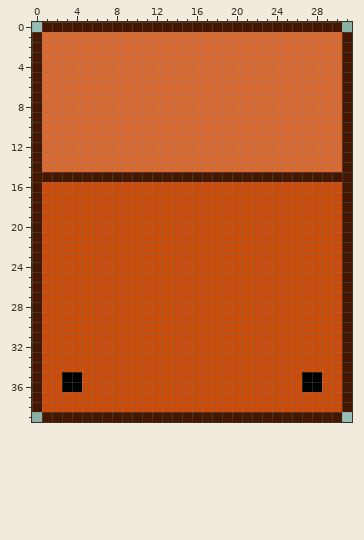
A pixel-art sprite gets an edit: src/sprites/ciriblock.png. Above: the version before the commit.
The file is 32x40 pixels. Colours within 5 levels of each other are drawn and written as one.
After:
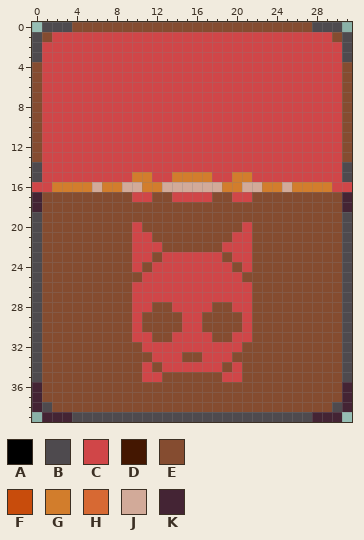
Palette (. is transparent): A #000000  B #4e4a4e  C #d04648  D #441701  E #854c30  F #c84c0c  G #d27d2c  H #d76933  J #d2aa99  K #442434
Difference:
Changed rows in their new state; - is an unchanged pixel.
first column x 0:
 0 -BBBEEEEEEEEEEEEEEEEEEEEEEEEBBB-
 1 BECCCCCCCCCCCCCCCCCCCCCCCCCCCCEB
 2 BCCCCCCCCCCCCCCCCCCCCCCCCCCCCCCB
 3 BCCCCCCCCCCCCCCCCCCCCCCCCCCCCCCB
 4 ECCCCCCCCCCCCCCCCCCCCCCCCCCCCCCE
 5 ECCCCCCCCCCCCCCCCCCCCCCCCCCCCCCE
 6 ECCCCCCCCCCCCCCCCCCCCCCCCCCCCCCE
 7 ECCCCCCCCCCCCCCCCCCCCCCCCCCCCCCE
 8 ECCCCCCCCCCCCCCCCCCCCCCCCCCCCCCE
 9 ECCCCCCCCCCCCCCCCCCCCCCCCCCCCCCE
10 ECCCCCCCCCCCCCCCCCCCCCCCCCCCCCCE
11 ECCCCCCCCCCCCCCCCCCCCCCCCCCCCCCE
12 ECCCCCCCCCCCCCCCCCCCCCCCCCCCCCCE
13 ECCCCCCCCCCCCCCCCCCCCCCCCCCCCCCE
14 BCCCCCCCCCCCCCCCCCCCCCCCCCCCCCCB
15 BCCCCCCCCCGGCCGGGGCCGGCCCCCCCCCB
16 CCGGGGJGGJJGGJJJJJJGGJJGGJGGGGCC
17 KEEEEEEEEECCEECCCCEECCEEEEEEEEEK
18 KEEEEEEEEEEEEEEEEEEEEEEEEEEEEEEK
19 BEEEEEEEEEEEEEEEEEEEEEEEEEEEEEEB
20 BEEEEEEEEECEEEEEEEEEECEEEEEEEEEB
21 BEEEEEEEEECCEEEEEEEECCEEEEEEEEEB
22 BEEEEEEEEECCCEEEEEECCCEEEEEEEEEB
23 BEEEEEEEEECCECCCCCCECCEEEEEEEEEB
24 BEEEEEEEEECECCCCCCCCECEEEEEEEEEB
25 BEEEEEEEEEECCCCCCCCCCEEEEEEEEEEB
26 BEEEEEEEEECCCCCCCCCCCCEEEEEEEEEB
27 BEEEEEEEEECCCCCCCCCCCCEEEEEEEEEB
28 BEEEEEEEEECCEECCCCEECCEEEEEEEEEB
29 BEEEEEEEEECEEEECCEEEECEEEEEEEEEB
30 BEEEEEEEEECEEEECCEEEECEEEEEEEEEB
31 BEEEEEEEEECCEECCCCEECCEEEEEEEEEB
32 BEEEEEEEEEECCCCCCCCCCEEEEEEEEEEB
33 BEEEEEEEEEEECCCEECCCEEEEEEEEEEEB
34 BEEEEEEEEEECECCCCCCECEEEEEEEEEEB
35 BEEEEEEEEEECCEEEEEECCEEEEEEEEEEB
36 KEEEEEEEEEEEEEEEEEEEEEEEEEEEEEEK
37 KEEEEEEEEEEEEEEEEEEEEEEEEEEEEEEK
38 KBEEEEEEEEEEEEEEEEEEEEEEEEEEEEBK
39 -KKKBBBBBBBBBBBBBBBBBBBBBBBBKKK-
Where, in picture pixels (left, top, right, bottom), the same in both pictures:
changed: (32, 22, 352, 422)
